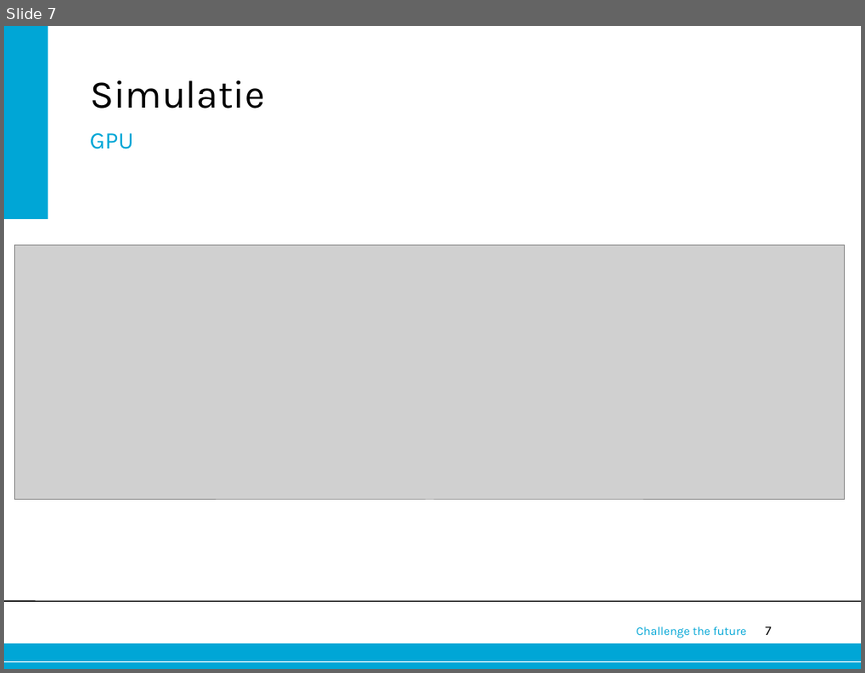
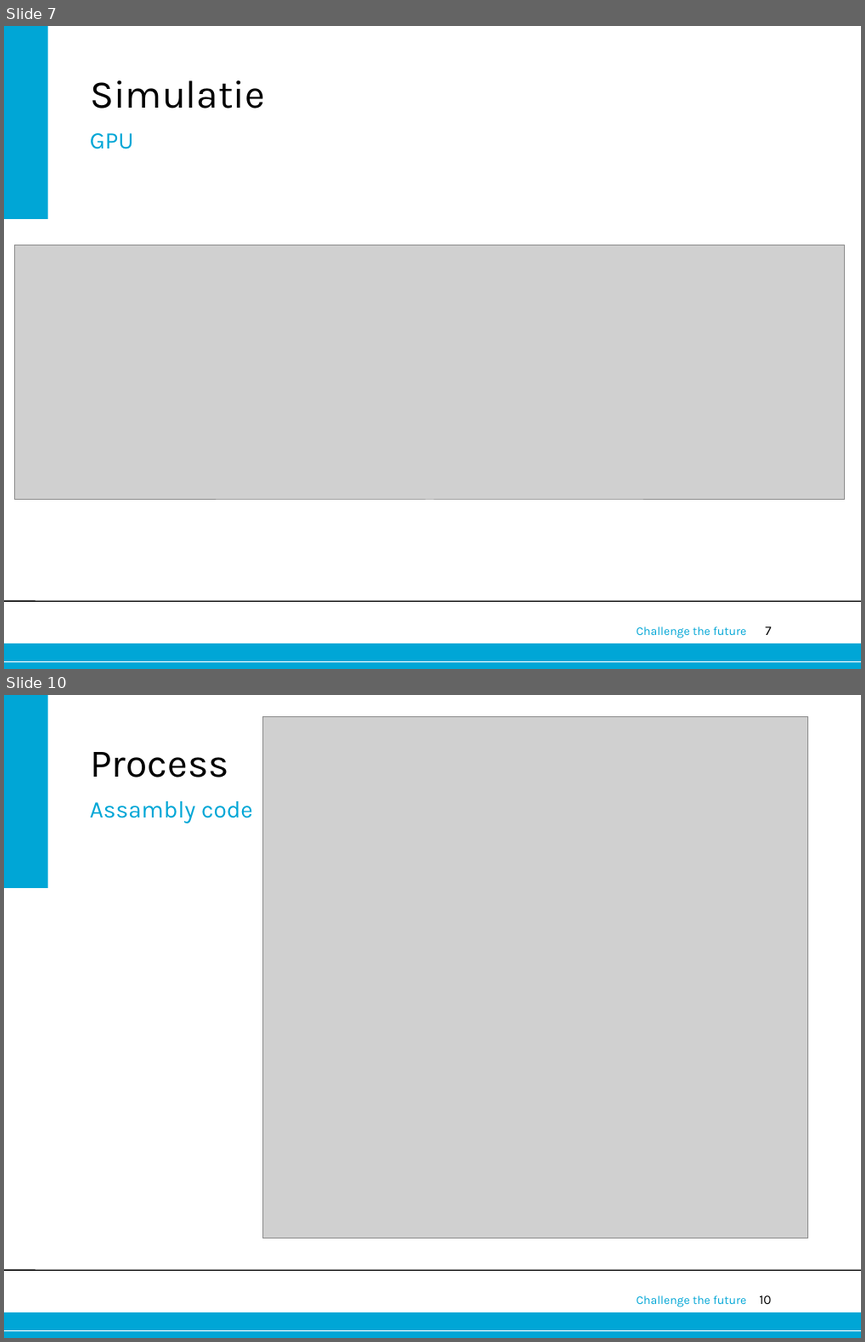
Before and after one commit to 0v3rf10w/epo3a5, a slide deck: presentatie/GPU.ppt. Shown one above the other, each under a label of ours: slide 7 before the commit, slides 7 and 10 after it; the slides between them are not shown. The pictures are 865x673 and 865x1342 pixels, drawn with LibreOffice and Linux fonts; fonts in the diff are those of the drawing; grey boxes stand for pictures; background and template pictures are left out. Boxes give left, top, right and bottom in pixels: in the first picture for what was removed or moved away, otherwise in the second. Text is boxed around its words. In the diff, an @@ line names an element or a change of style, - is before the commit and + after.

```diff
--- a/presentatie/GPU.ppt
+++ b/presentatie/GPU.ppt
@@ slide 10 added at [4, 695, 861, 1338], background #FFFFFF; not listed: 6 template elements that a slide beside it also shows @@
@@ picture added at [262, 716, 808, 1237] @@
@@ title added at [90, 752, 228, 777], 33 pt, text #000000 @@
+Process
@@ text added at [90, 801, 253, 823], 20 pt, text #00A6D6 @@
+Assambly code
```
Also in this commit, not shown: 1 slide changed, 2 other slides added.
